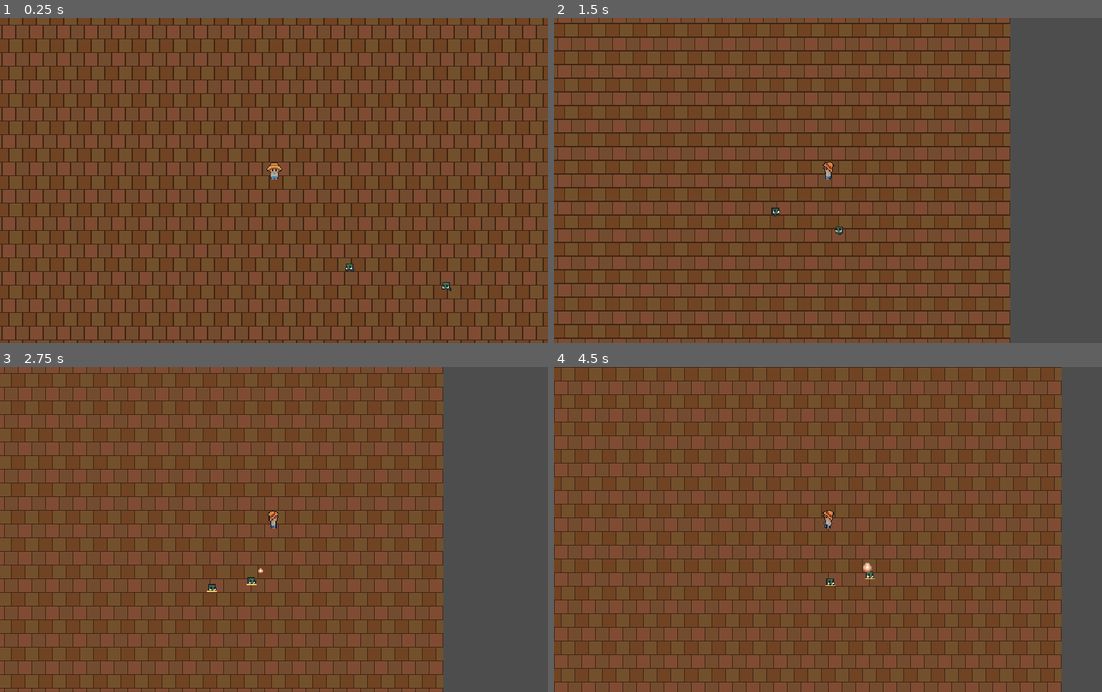
Above: before the commit, frames 1-4 (two rows, left to right).
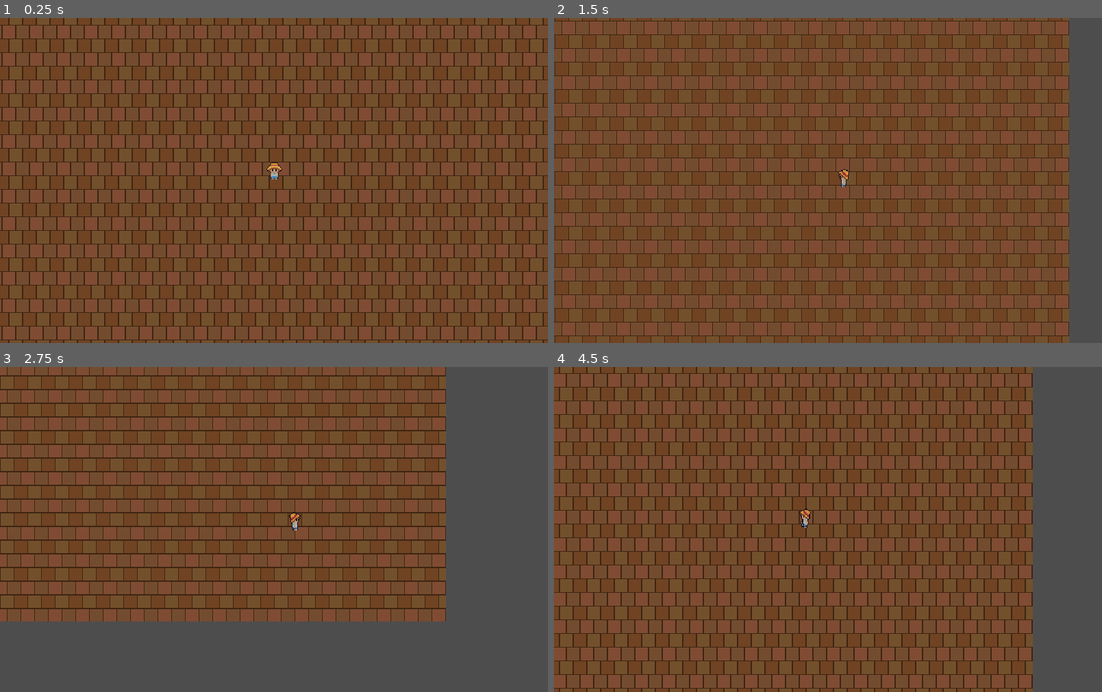
Above: after the commit, the same moments.

Repository: IlyaIgn/FirstRPG
Game: Godot game, scene res://scenes/level/level.tscn
The game is run twice, just before and just after one commit, with the same random seed, the same clock (stepped at 60 frames per second) and the same inputs.
Inputs (mouse positions are in pixels of both pictures, inside the frame that each line leads up to):
- Up to frame 1 (0.25 s): no input
- Up to frame 2 (1.5 s): move the mouse to (948, 164) at 0.52 s; press the mouse at (948, 164) at 0.53 s; hold D (move_right) 0.53-1.28 s; move the mouse to (718, 196) at 1.27 s; release the mouse at (718, 196) at 1.28 s; hold S (move_down) from 1.28 s (still down); click (718, 196) at 1.35 s
- Up to frame 3 (2.75 s): move the mouse to (328, 458) at 2.02 s; release S (move_down) at 2.03 s; press the mouse at (328, 458) at 2.03 s; hold D (move_right) from 2.03 s (still down)
- Up to frame 4 (4.5 s): move the mouse to (800, 594) at 2.77 s; release D (move_right) at 2.78 s; release the mouse at (800, 594) at 2.78 s; hold W (move_up) 2.78-3.53 s; click (800, 594) at 2.85 s; move the mouse to (992, 578) at 3.52 s; press the mouse at (992, 578) at 3.53 s; hold A (move_left) from 3.53 s (still down); move the mouse to (663, 480) at 4.27 s; release the mouse at (663, 480) at 4.28 s; click (663, 480) at 4.35 s

The runs differ from the first frame. In frame 1, less than 0.1% of the frame differs, in the area x 63-83%, y 75-84%; in frame 2, 30%; in frame 3, 32%, in the area x 0-82%, y 0-100%; in frame 4, 25%.

Commit message:
change control make mob spawn

Diff:
--- a/scenes/level/level.tscn
+++ b/scenes/level/level.tscn
@@ -1,8 +1,9 @@
-[gd_scene load_steps=5 format=4 uid="uid://ddds6n5ljheaj"]
+[gd_scene load_steps=6 format=4 uid="uid://ddds6n5ljheaj"]
 
 [ext_resource type="TileSet" uid="uid://b51c68ikrsa5l" path="res://scenes/level/level.tres" id="1_h3e3j"]
-[ext_resource type="PackedScene" uid="uid://ce2kepi2tpbxv" path="res://scenes/player/Player.tscn" id="2_nbgty"]
-[ext_resource type="PackedScene" uid="uid://cl3llyp26ag5j" path="res://scenes/mob/Mob.tscn" id="3_i166f"]
+[ext_resource type="PackedScene" uid="uid://ce2kepi2tpbxv" path="res://scenes/objects/player/Player.tscn" id="2_nbgty"]
+[ext_resource type="PackedScene" uid="uid://cl3llyp26ag5j" path="res://scenes/objects/mob/Mob.tscn" id="3_i166f"]
+[ext_resource type="PackedScene" uid="uid://s0la73bw4xt4" path="res://scenes/managers/spawner/MobSpawner.tscn" id="3_l1x8v"]
 
 [sub_resource type="NavigationPolygon" id="NavigationPolygon_i166f"]
 vertices = PackedVector2Array(12647.477, 131.35156, -10634.477, 130.79688, -10634.477, -95.328125, 12647.477, -95.86719)
@@ -21,12 +22,7 @@
 
 [node name="Player" parent="." instance=ExtResource("2_nbgty")]
 position = Vector2(45, 38)
-speed = 150
 
-[node name="Mob" parent="." instance=ExtResource("3_i166f")]
-position = Vector2(257, 176)
-speed = 50
-
-[node name="Mob2" parent="." instance=ExtResource("3_i166f")]
-position = Vector2(142, 157)
-speed = 50
+[node name="MobSpawner" parent="." node_paths=PackedStringArray("player") instance=ExtResource("3_l1x8v")]
+mob_scene = ExtResource("3_i166f")
+player = NodePath("../Player")
--- a/scenes/abilities/attack_ability/attack_controller.tscn
+++ b/scenes/managers/attack/attack_controller.tscn
@@ -1,14 +1,13 @@
 [gd_scene load_steps=3 format=3 uid="uid://b1k5f5hxslxl1"]
 
-[ext_resource type="Script" uid="uid://bj85um71uq0wp" path="res://scenes/abilities/attack_ability/attack_controller.gd" id="1_4kbag"]
-[ext_resource type="PackedScene" uid="uid://es6wybu4fksu" path="res://scenes/abilities/attack_ability/attack_ability.tscn" id="2_7weei"]
+[ext_resource type="Script" uid="uid://bj85um71uq0wp" path="res://scenes/managers/attack/attack_controller.gd" id="1_4kbag"]
+[ext_resource type="PackedScene" uid="uid://es6wybu4fksu" path="res://scenes/objects/attack_ability/attack_ability.tscn" id="2_7weei"]
 
 [node name="AttackController" type="Node2D"]
 script = ExtResource("1_4kbag")
 attack_abbility = ExtResource("2_7weei")
 
 [node name="Timer" type="Timer" parent="."]
-wait_time = 2.0
 autostart = true
 
 [connection signal="timeout" from="Timer" to="." method="_on_timer_timeout"]
--- /dev/null
+++ b/scenes/managers/spawner/MobSpawner.tscn
@@ -0,0 +1,11 @@
+[gd_scene load_steps=2 format=3 uid="uid://s0la73bw4xt4"]
+
+[ext_resource type="Script" uid="uid://ctoe6ownqs5ch" path="res://scenes/managers/spawner/mob_spawner.gd" id="1_gpa8q"]
+
+[node name="MobSpawner" type="Node2D"]
+script = ExtResource("1_gpa8q")
+
+[node name="Timer" type="Timer" parent="."]
+autostart = true
+
+[connection signal="timeout" from="Timer" to="." method="_on_timer_timeout"]
--- /dev/null
+++ b/scenes/managers/spawner/mob_spawner.gd
@@ -0,0 +1,18 @@
+extends Node2D
+
+@export var mob_scene : PackedScene
+@export var player : Node2D
+
+func _on_timer_timeout() -> void:
+
+	if not player:
+		return
+
+	var player_pos = player.global_position
+	var spawn_direction = Vector2.RIGHT.rotated(randf_range(0, TAU))
+	var spawn_distance = randf_range(380, 500)
+	var spawn_pos = player_pos + (spawn_direction * spawn_distance)
+
+	var enemy = mob_scene.instantiate() as Node2D
+	enemy.global_position = spawn_pos
+	get_parent().add_child(enemy)
--- a/scenes/abilities/attack_ability/attack_ability.gd
+++ b/scenes/objects/attack_ability/attack_ability.gd
@@ -7,5 +7,8 @@
 	pass
 
 func _process(delta: float) -> void:
-	print(direction)
 	position += direction * speed * delta
+
+
+func _on_area_2d_area_entered(area: Area2D) -> void:
+	queue_free()
--- a/scenes/abilities/attack_ability/attack_ability.tscn
+++ b/scenes/objects/attack_ability/attack_ability.tscn
@@ -1,7 +1,34 @@
 [gd_scene load_steps=7 format=3 uid="uid://es6wybu4fksu"]
 
-[ext_resource type="Script" uid="uid://cgtiexgjyohbp" path="res://scenes/abilities/attack_ability/attack_ability.gd" id="1_xmd5r"]
+[ext_resource type="Script" uid="uid://cgtiexgjyohbp" path="res://scenes/objects/attack_ability/attack_ability.gd" id="1_xmd5r"]
 [ext_resource type="Texture2D" uid="uid://bnsllfhbn3nc5" path="res://assets/Objects/egg.png" id="1_y1hhr"]
+
+[sub_resource type="Animation" id="Animation_by60a"]
+length = 0.001
+tracks/0/type = "value"
+tracks/0/imported = false
+tracks/0/enabled = false
+tracks/0/path = NodePath("Sprite2D:scale")
+tracks/0/interp = 1
+tracks/0/loop_wrap = true
+tracks/0/keys = {
+"times": PackedFloat32Array(0),
+"transitions": PackedFloat32Array(1),
+"update": 0,
+"values": [Vector2(1, 1)]
+}
+tracks/1/type = "value"
+tracks/1/imported = false
+tracks/1/enabled = false
+tracks/1/path = NodePath("Area2D/CollisionShape2D:scale")
+tracks/1/interp = 1
+tracks/1/loop_wrap = true
+tracks/1/keys = {
+"times": PackedFloat32Array(0),
+"transitions": PackedFloat32Array(1),
+"update": 0,
+"values": [Vector2(0.47999877, 0.7599997)]
+}
 
 [sub_resource type="Animation" id="Animation_xmd5r"]
 resource_name = "anim"
@@ -45,33 +72,6 @@
 }]
 }
 
-[sub_resource type="Animation" id="Animation_by60a"]
-length = 0.001
-tracks/0/type = "value"
-tracks/0/imported = false
-tracks/0/enabled = true
-tracks/0/path = NodePath("Sprite2D:scale")
-tracks/0/interp = 1
-tracks/0/loop_wrap = true
-tracks/0/keys = {
-"times": PackedFloat32Array(0),
-"transitions": PackedFloat32Array(1),
-"update": 0,
-"values": [Vector2(1, 1)]
-}
-tracks/1/type = "value"
-tracks/1/imported = false
-tracks/1/enabled = true
-tracks/1/path = NodePath("Area2D/CollisionShape2D:scale")
-tracks/1/interp = 1
-tracks/1/loop_wrap = true
-tracks/1/keys = {
-"times": PackedFloat32Array(0),
-"transitions": PackedFloat32Array(1),
-"update": 0,
-"values": [Vector2(0.47999877, 0.7599997)]
-}
-
 [sub_resource type="AnimationLibrary" id="AnimationLibrary_by60a"]
 _data = {
 &"RESET": SubResource("Animation_by60a"),
@@ -82,20 +82,22 @@
 
 [node name="Node2D" type="Node2D"]
 script = ExtResource("1_xmd5r")
+speed = 225
 
 [node name="AnimationPlayer" type="AnimationPlayer" parent="."]
 libraries = {
 &"": SubResource("AnimationLibrary_by60a")
 }
-autoplay = "anim"
 
 [node name="Sprite2D" type="Sprite2D" parent="."]
 texture = ExtResource("1_y1hhr")
 
 [node name="Area2D" type="Area2D" parent="."]
-collision_layer = 4
-collision_mask = 0
+collision_layer = 8
+collision_mask = 4
 
 [node name="CollisionShape2D" type="CollisionShape2D" parent="Area2D"]
 scale = Vector2(0.47999877, 0.7599997)
 shape = SubResource("RectangleShape2D_y1hhr")
+
+[connection signal="area_entered" from="Area2D" to="." method="_on_area_2d_area_entered"]
--- a/scenes/mob/Mob.tscn
+++ b/scenes/objects/mob/Mob.tscn
@@ -1,6 +1,6 @@
 [gd_scene load_steps=17 format=3 uid="uid://cl3llyp26ag5j"]
 
-[ext_resource type="Script" uid="uid://5owwbm5431p" path="res://scenes/mob/mob.gd" id="1_wplut"]
+[ext_resource type="Script" uid="uid://5owwbm5431p" path="res://scenes/objects/mob/mob.gd" id="1_wplut"]
 [ext_resource type="Texture2D" uid="uid://dnkgf724f7er3" path="res://assets/Character/mobs/goblin_idle_anim_f0.png" id="2_ecghj"]
 [ext_resource type="Texture2D" uid="uid://crw4vspxkl762" path="res://assets/Character/mobs/goblin_idle_anim_f1.png" id="3_wec7m"]
 [ext_resource type="Texture2D" uid="uid://cggmdducqq4dr" path="res://assets/Character/mobs/goblin_idle_anim_f2.png" id="4_i8tx3"]
@@ -77,6 +77,7 @@
 [node name="Mob" type="CharacterBody2D" groups=["Mobs"]]
 collision_layer = 0
 script = ExtResource("1_wplut")
+speed = 75
 
 [node name="CollisionShape2D" type="CollisionShape2D" parent="."]
 position = Vector2(0, -4)
@@ -91,8 +92,8 @@
 frame_progress = 0.039863728
 
 [node name="Area2D" type="Area2D" parent="."]
-collision_layer = 0
-collision_mask = 4
+collision_layer = 4
+collision_mask = 8
 
 [node name="CollisionShape2D" type="CollisionShape2D" parent="Area2D"]
 position = Vector2(1, -6)
--- a/scenes/mob/mob.gd
+++ b/scenes/objects/mob/mob.gd
@@ -1,5 +1,6 @@
 extends CharacterBody2D
 
+@export var need_lock : bool = false
 @export var speed : int = 200
 @export var lock_time_sec : int = 4
 var is_lock = false
@@ -10,11 +11,13 @@
 
 # Called every frame. 'delta' is the elapsed time since the previous frame.
 func _process(delta: float) -> void:
-	if !is_lock:
-		var direction = move_player()
-		velocity = direction * speed
-		play_animation(direction)
-		move_and_slide()
+	if need_lock and is_lock:
+		return
+
+	var direction = move_player()
+	velocity = direction * speed
+	play_animation(direction)
+	move_and_slide()
 
 func move_player():
 	var player = get_tree().get_first_node_in_group("Player") as Node2D
@@ -33,13 +36,15 @@
 
 
 func _on_area_2d_area_entered(area: Area2D) -> void:
-	var animation_sprite : AnimatedSprite2D = get_node("AnimatedSprite2D")
-	var mob_timer = get_node("Timer") as Timer
-	if mob_timer:
-		mob_timer.start(lock_time_sec)
-		animation_sprite.play("lock")
-		is_lock = true
-
+	if need_lock:
+		var animation_sprite : AnimatedSprite2D = get_node("AnimatedSprite2D")
+		var mob_timer = get_node("Timer") as Timer
+		if mob_timer:
+			mob_timer.start(lock_time_sec)
+			animation_sprite.play("lock")
+			is_lock = true
+	else:
+		queue_free()
 
 func _on_timer_timeout() -> void:
 	var animation_sprite : AnimatedSprite2D = get_node("AnimatedSprite2D")
--- a/scenes/player/player.tscn
+++ b/scenes/objects/player/Player.tscn
@@ -1,7 +1,7 @@
 [gd_scene load_steps=22 format=3 uid="uid://ce2kepi2tpbxv"]
 
-[ext_resource type="Script" uid="uid://c55lqy121p0ld" path="res://scenes/player/player.gd" id="1_gmlin"]
-[ext_resource type="PackedScene" uid="uid://b1k5f5hxslxl1" path="res://scenes/abilities/attack_ability/attack_controller.tscn" id="2_524rm"]
+[ext_resource type="Script" uid="uid://c55lqy121p0ld" path="res://scenes/objects/player/player.gd" id="1_gmlin"]
+[ext_resource type="PackedScene" uid="uid://b1k5f5hxslxl1" path="res://scenes/managers/attack/attack_controller.tscn" id="2_524rm"]
 [ext_resource type="Texture2D" uid="uid://b8v0ide5sf4pj" path="res://assets/Character/new_character.png" id="3_4kuee"]
 
 [sub_resource type="CircleShape2D" id="CircleShape2D_u8vuu"]
@@ -163,5 +163,6 @@
 frame_progress = 0.95590335
 
 [node name="Camera2D" type="Camera2D" parent="."]
+position_smoothing_enabled = true
 
 [node name="NavigationAgent2D" type="NavigationAgent2D" parent="."]
--- a/scenes/player/player.gd
+++ b/scenes/objects/player/player.gd
@@ -1,7 +1,9 @@
 extends CharacterBody2D
 
+@export var move_by_mouse : bool = false
 @export var player_speed : int = 150
 @export var nav_agent : NavigationAgent2D
+var acceleration = 0.1
 
 # Called when the node enters the scene tree for the first time.
 func _ready() -> void:
@@ -9,13 +11,19 @@
 
 # Called every frame. 'delta' is the elapsed time since the previous frame.
 func _process(delta: float) -> void:
+	if move_by_mouse:
+		return
+
 	var direction = move_player()
-	if direction != Vector2.ZERO:
-		velocity = direction * player_speed
-		play_animation(direction)
-		move_and_slide()
+	var target_velocity = direction * player_speed
+	velocity = velocity.lerp(target_velocity, acceleration)
+	play_animation(direction)
+	move_and_slide()
 
 func _physics_process(delta: float) -> void:
+	if not move_by_mouse:
+		return
+
 	if NavigationServer2D.map_get_iteration_id(nav_agent.get_navigation_map()) == 0:
 		return
 
Renamed: scenes/abilities/attack_ability/attack_controller.gd -> scenes/managers/attack/attack_controller.gd
Renamed: scenes/abilities/attack_ability/attack_controller.gd.uid -> scenes/managers/attack/attack_controller.gd.uid
Not shown, added: scenes/managers/spawner/mob_spawner.gd.uid
Renamed: scenes/abilities/attack_ability/attack_ability.gd.uid -> scenes/objects/attack_ability/attack_ability.gd.uid
Renamed: scenes/mob/mob.gd.uid -> scenes/objects/mob/mob.gd.uid
Renamed: scenes/player/player.gd.uid -> scenes/objects/player/player.gd.uid
